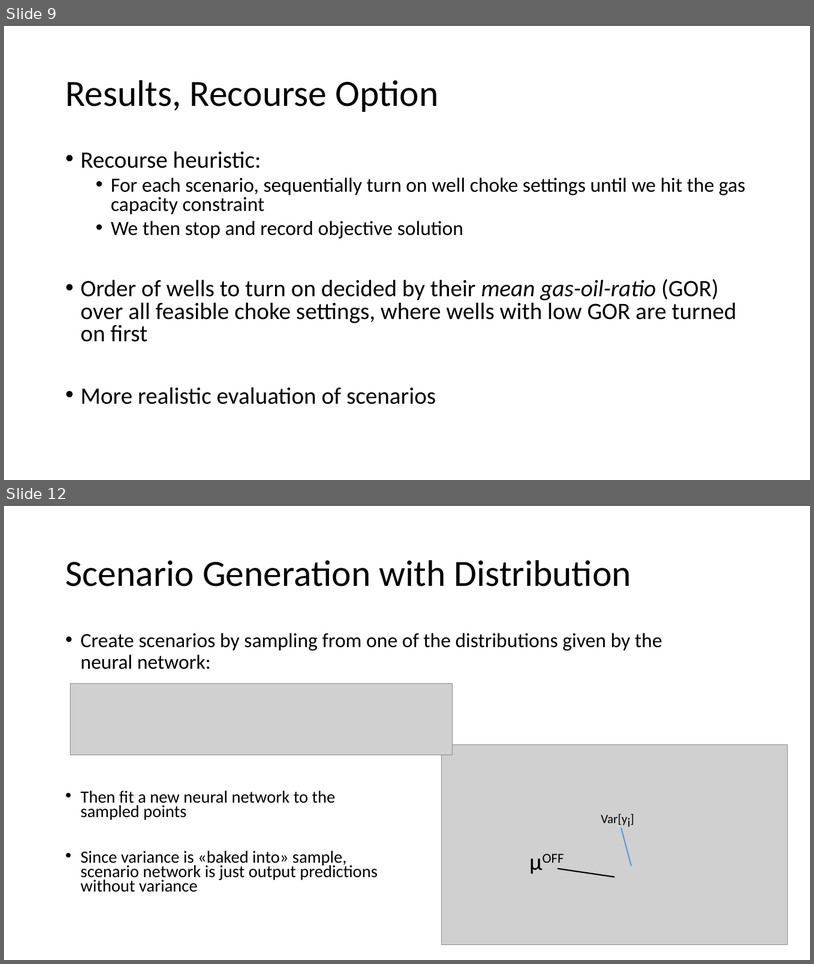
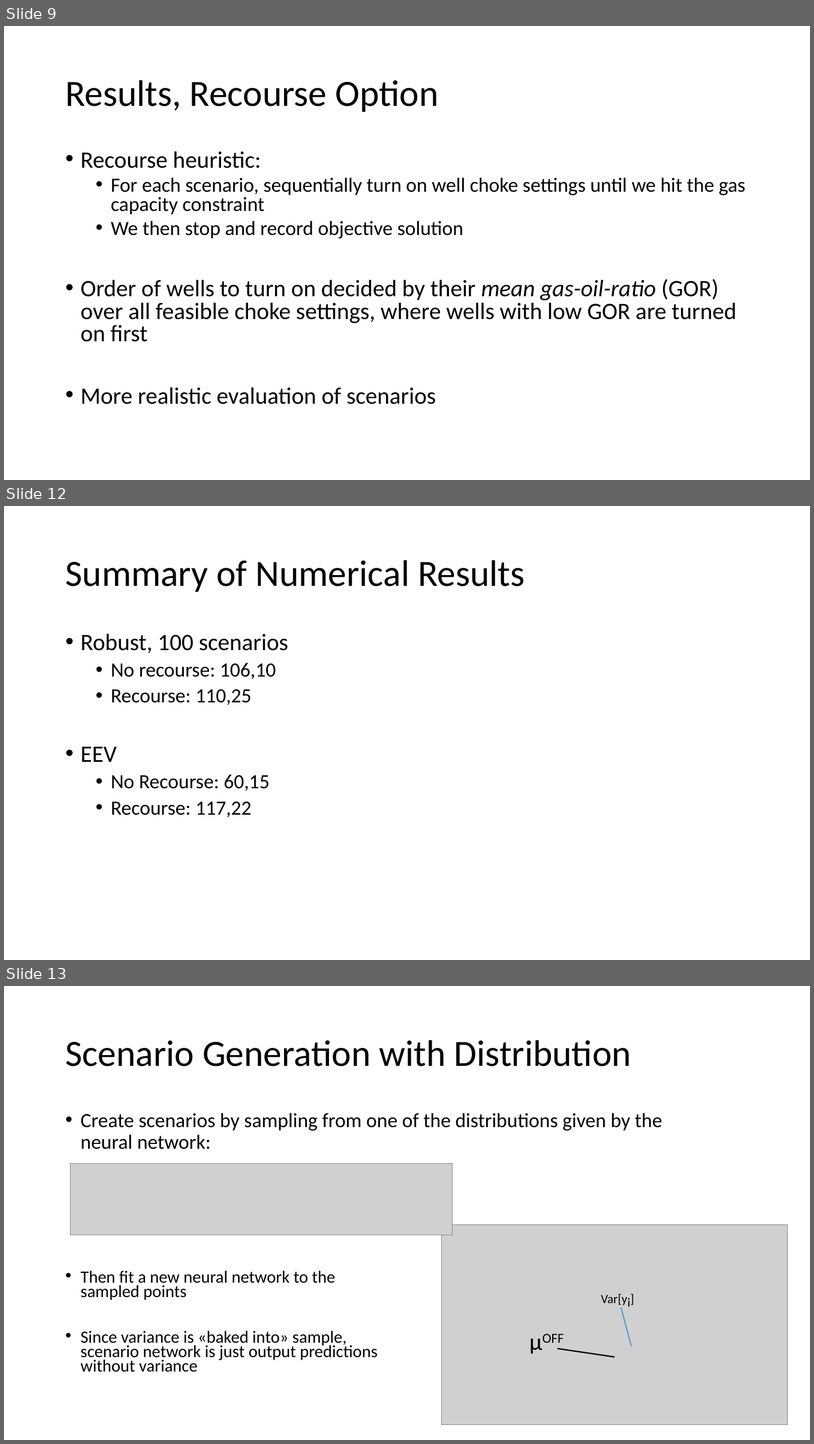
Before and after one commit to bendiw/OilOpt, a slide deck: PP/Preliminary Results 04_05.pptx. Shown one above the other, each under a label of ours: slides 9 and 12 before the commit, slides 9, 12 and 13 after it; the slides between them are not shown. The pictures are 814x964 and 814x1444 pixels, drawn with LibreOffice and Linux fonts; fonts in the diff are those of the drawing; grey boxes stand for pictures. Boxes give left, top, right and bottom in pixels: in the first picture for what was removed or moved away, otherwise in the second. Text is boxed around its words. In the diff, an @@ line names an element or a change of style, - is before the commit and + after.

```diff
--- a/PP/Preliminary Results 04_05.pptx
+++ b/PP/Preliminary Results 04_05.pptx
@@ slide 12 added at <box>4,506,810,960</box>, background #FFFFFF @@
@@ title added at <box>65,560,525,592</box>, 44 pt, text #000000 @@
+Summary of Numerical Results
@@ text added at <box>81,633,288,817</box>, 24 pt, text #000000 @@
+• Robust, 100 scenarios
+  • No recourse: 106,10
+  • Recourse: 110,25
+• EEV
+  • No Recourse: 60,15
+  • Recourse: 117,22
@@ what was slide 12 is now slide 13 @@
```
Also in this commit, not shown: 7 slides changed, 1 other slide added, 1 other file.
